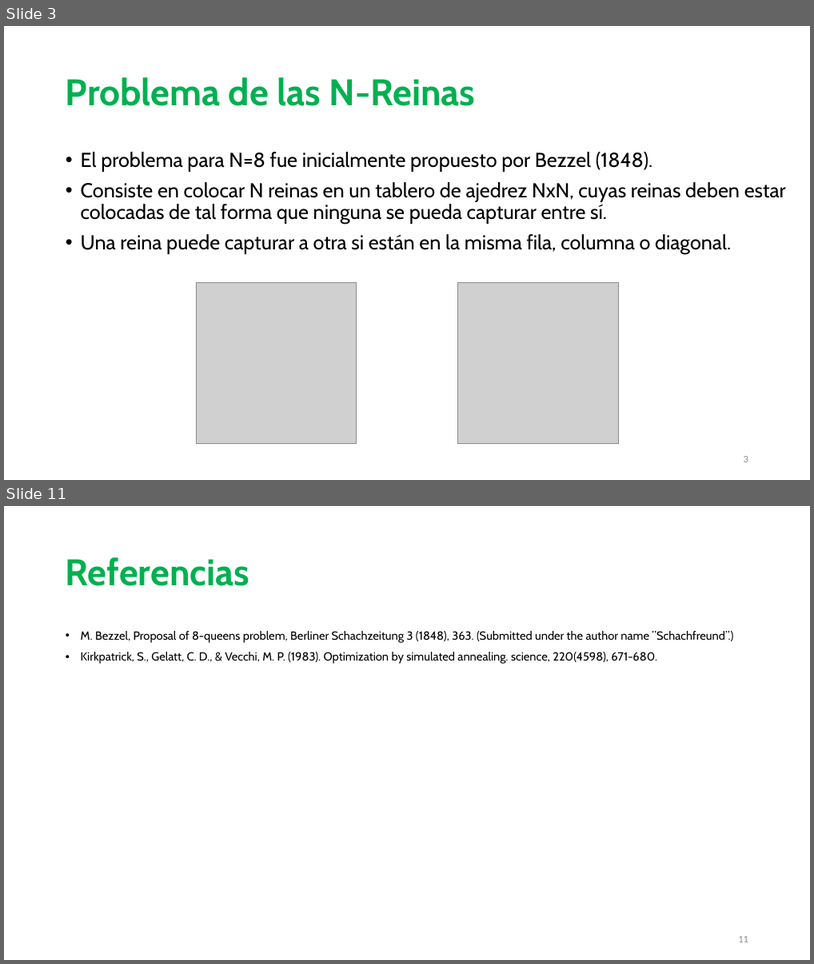
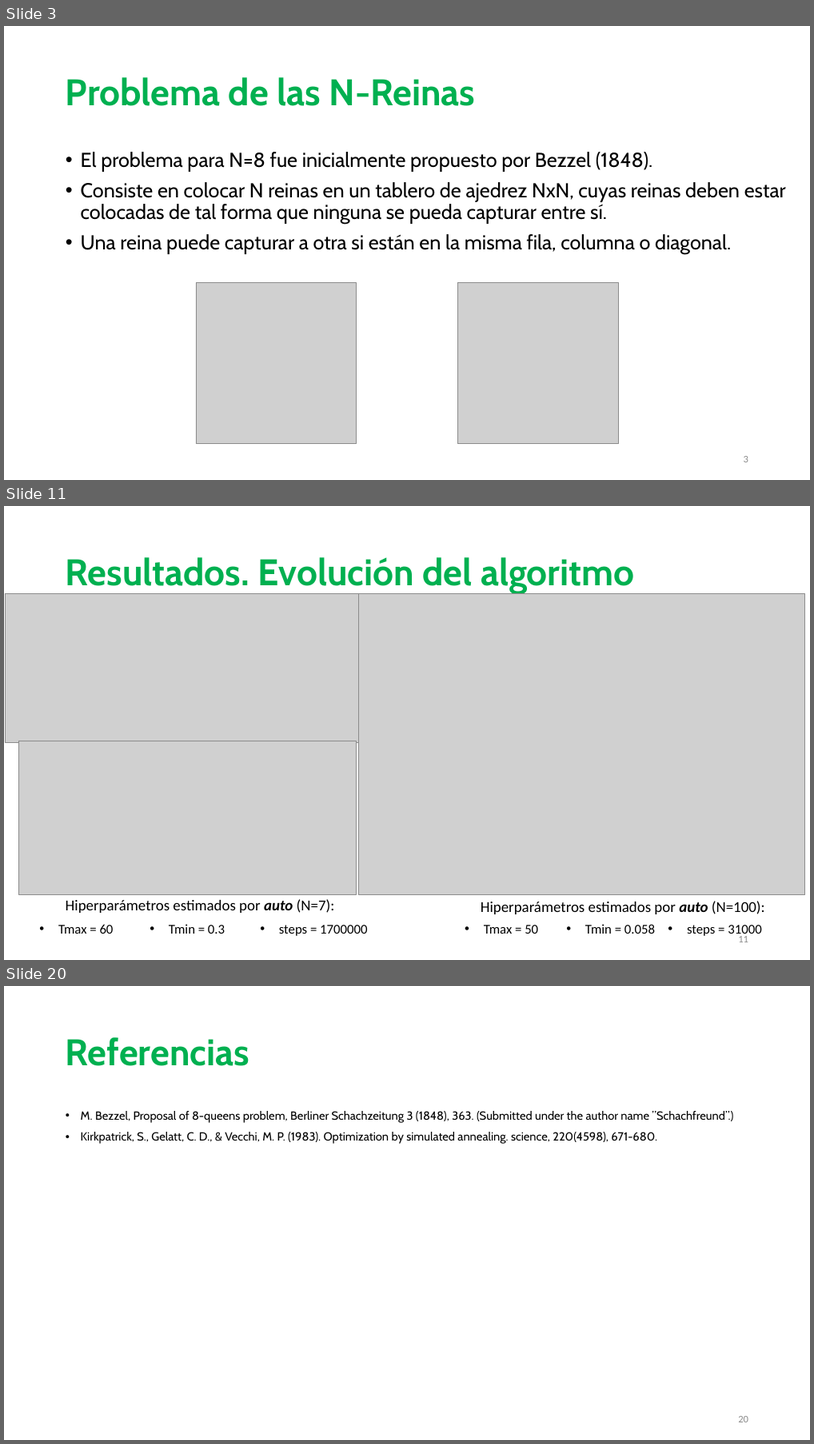
Before and after one commit to johacks/bibm, a slide deck: RS/RS_Presentacion.pptx. Shown one above the other, each under a label of ours: slides 3 and 11 before the commit, slides 3, 11 and 20 after it; the slides between them are not shown. The pictures are 814x964 and 814x1444 pixels, drawn with LibreOffice and Linux fonts; fonts in the diff are those of the drawing; grey boxes stand for pictures. Boxes give left, top, right and bottom in pixels: in the first picture for what was removed or moved away, otherwise in the second. Text is boxed around its words. In the diff, an @@ line names an element or a change of style, - is before the commit and + after.

```diff
--- a/RS/RS_Presentacion.pptx
+++ b/RS/RS_Presentacion.pptx
@@ slide 11 added at [4, 506, 810, 960], background #FFFFFF @@
@@ title added at [66, 557, 635, 594], 44 pt, text #00B050, bold @@
+Resultados. Evolución del algoritmo
@@ picture added at [6, 594, 359, 743] @@
@@ picture added at [359, 594, 806, 894] @@
@@ picture added at [18, 740, 356, 894] @@
@@ text added at [66, 899, 335, 912], 18 pt, text #000000 @@
+Hiperparámetros estimados por auto (N=7):
@@ text added at [481, 900, 766, 914], 18 pt, text #000000 @@
+Hiperparámetros estimados por auto (N=100):
@@ text added at [58, 924, 367, 936], 16 pt, text #000000 @@
+• Tmax = 60
+• Tmin = 0.3
+• steps = 1700000
@@ text added at [484, 924, 762, 936], 16 pt, text #000000 @@
+• Tmax = 50
+• Tmin = 0.058
+• steps = 31000
@@ page number added at [738, 936, 749, 942], 12 pt, text #8C8C8C @@
+11
@@ what was slide 11 is now slide 20 @@
@@ page number at [738, 1416, 749, 1422]: text changed @@
-11
+20
```
Also in this commit, not shown: 2 slides changed, 9 other slides added, 1 slide removed.
